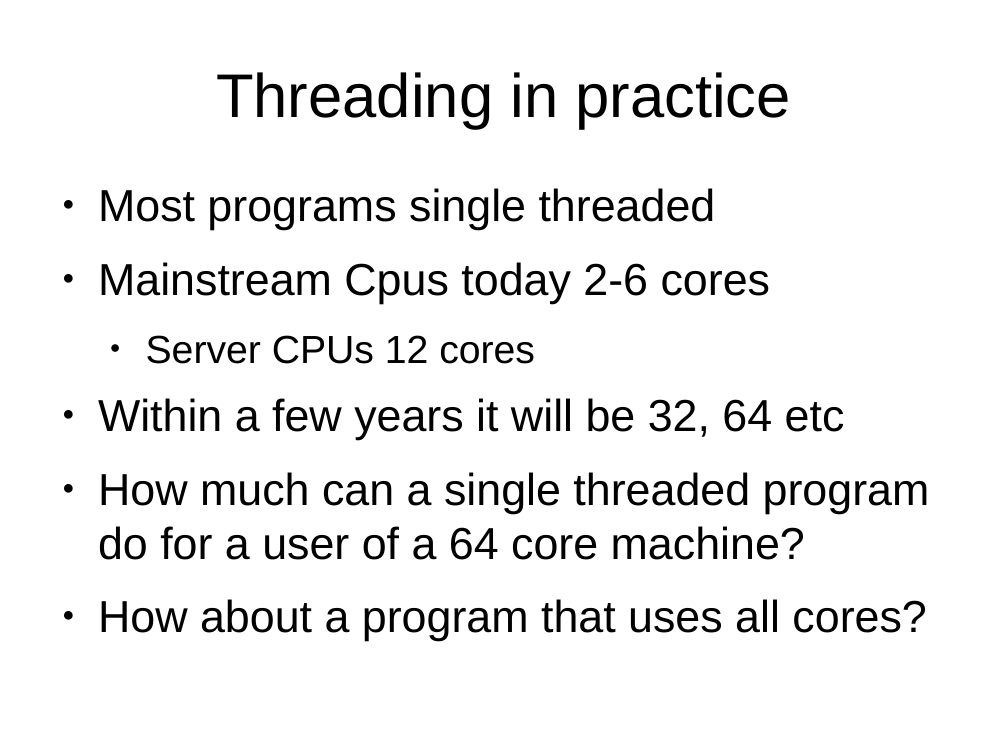
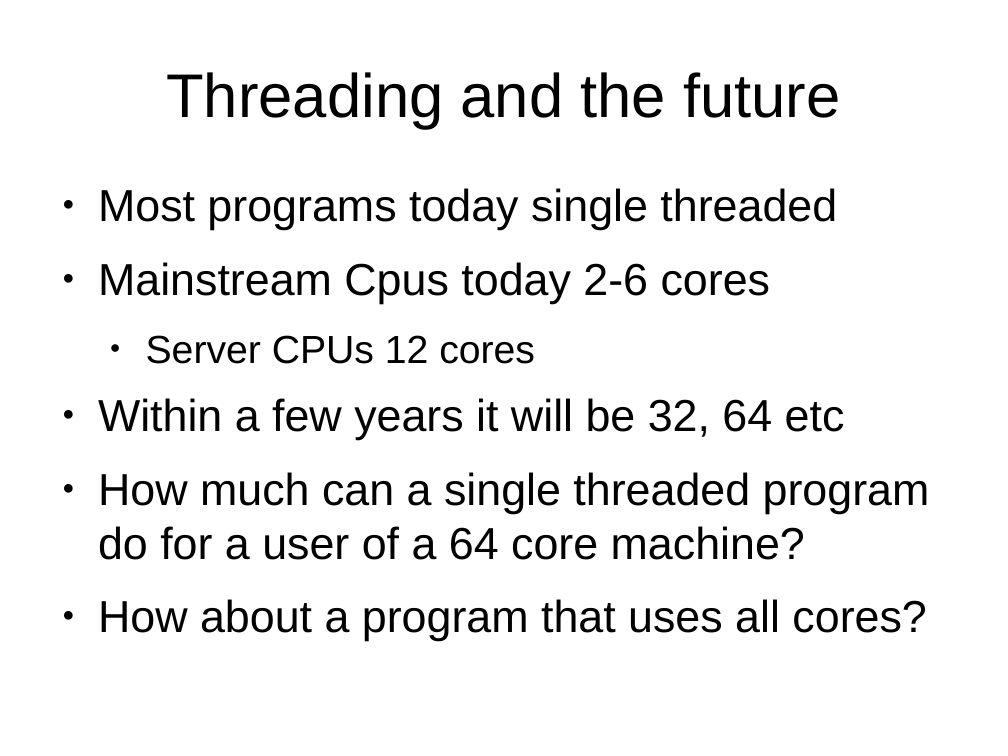
Before and after one commit to mlidbom/FSharpElevate, a slide deck: slide 5 of FSharp2.pptx. Drawn at 1008x756 pixels with LibreOffice and Linux fonts; fonts in the diff are those of the drawing. Boxes give left, top, right and bottom in pixels: in the first picture for what was removed or moved away, otherwise in the second. Text is boxed around its words. In the diff, an @@ line names an element or a change of style, - is before the commit and + after.

```diff
--- a/FSharp2.pptx
+++ b/FSharp2.pptx
@@ title at box(166, 72, 840, 129): text changed @@
-Threading in practice
+Threading and the future
@@ text at box(98, 188, 837, 230): text changed @@
-● Most programs single threaded
+● Most programs today single threaded
```
Also in this commit, not shown: 5 other slides changed, 4 slides added, 7 other files.
